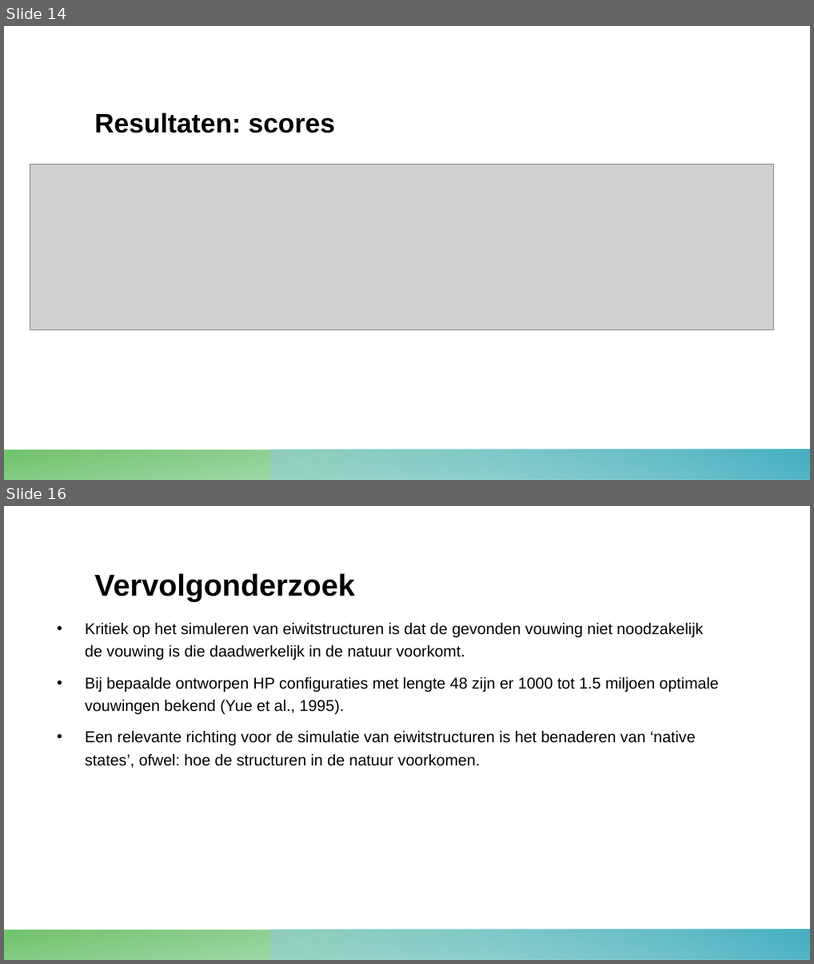
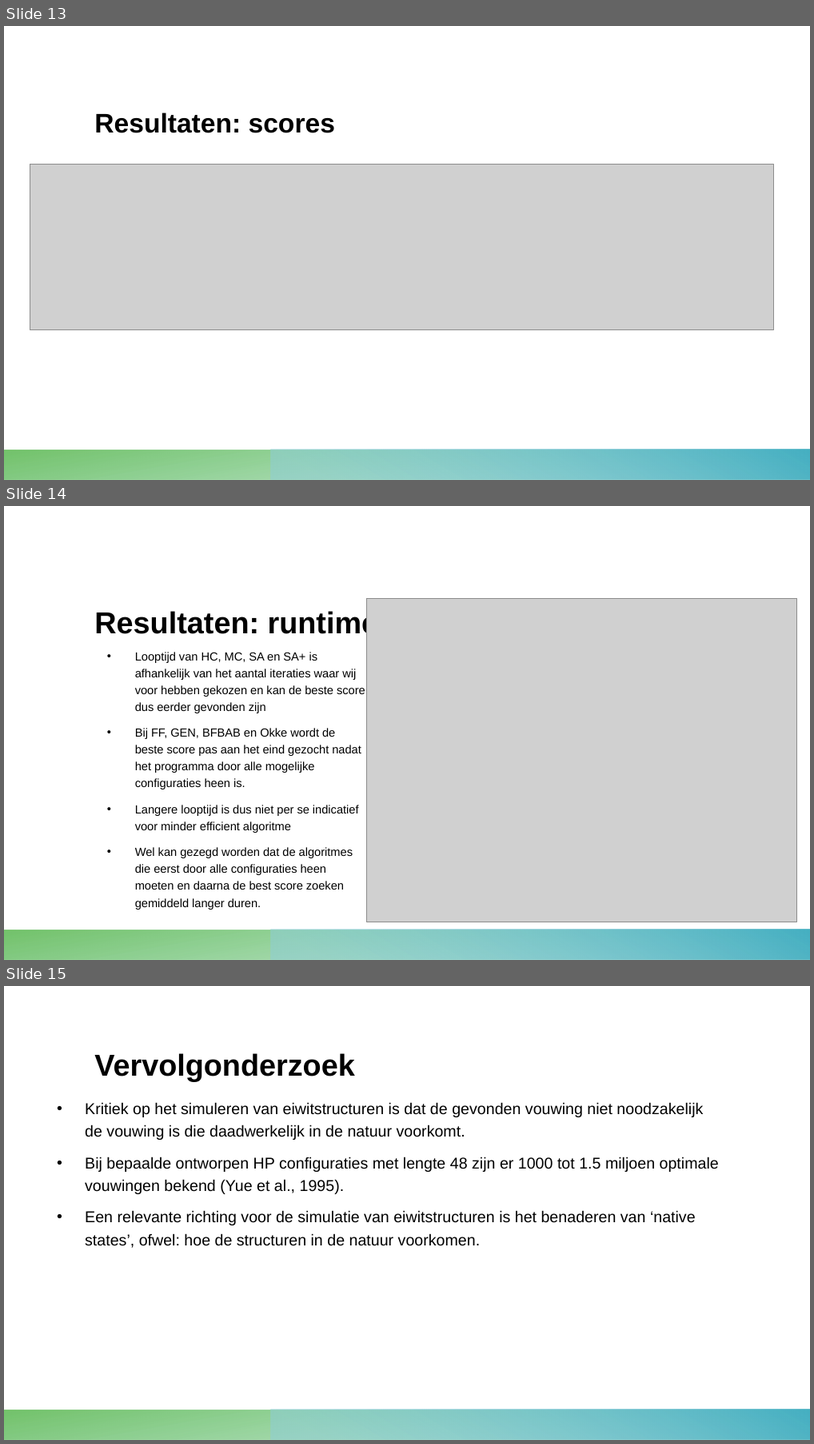
Before and after one commit to 10639780/proti, a slide deck: presentatie/protidefpres.pptx. Shown one above the other, each under a label of ours: slides 14 and 16 before the commit, slides 13, 14 and 15 after it; the slides between them are not shown. The pictures are 814x964 and 814x1444 pixels, drawn with LibreOffice and Linux fonts; fonts in the diff are those of the drawing; grey boxes stand for pictures. Boxes give left, top, right and bottom in pixels: in the first picture for what was removed or moved away, otherwise in the second. Text is boxed around its words. In the diff, an @@ line names an element or a change of style, - is before the commit and + after.

```diff
--- a/presentatie/protidefpres.pptx
+++ b/presentatie/protidefpres.pptx
@@ slide 14 added at (x1=4, y1=506, x2=810, y2=960), background #FFFFFF; not listed: 2 template elements that a slide beside it also shows @@
@@ picture added at (x1=367, y1=599, x2=798, y2=922) @@
@@ title added at (x1=94, y1=610, x2=379, y2=640), 27 pt, text #000000, bold @@
+Resultaten: runtime
@@ text added at (x1=135, y1=652, x2=366, y2=909), 10.5 pt, text #000000 @@
+• Looptijd van HC, MC, SA en SA+ is afhankelijk van het aantal iteraties waar wij voor hebben gekozen en kan de beste score dus eerder gevonden zijn
+• Bij FF, GEN, BFBAB en Okke wordt de beste score pas aan het eind gezocht nadat het programma door alle mogelijke configuraties heen is.
+• Langere looptijd is dus niet per se indicatief voor minder efficient algoritme
+• Wel kan gezegd worden dat de algoritmes die eerst door alle configuraties heen moeten en daarna de best score zoeken gemiddeld langer duren.
@@ what was slide 14 is now slide 13 @@
@@ what was slide 16 is now slide 15 @@
```
Also in this commit, not shown: 5 slides changed, 2 slides removed.
